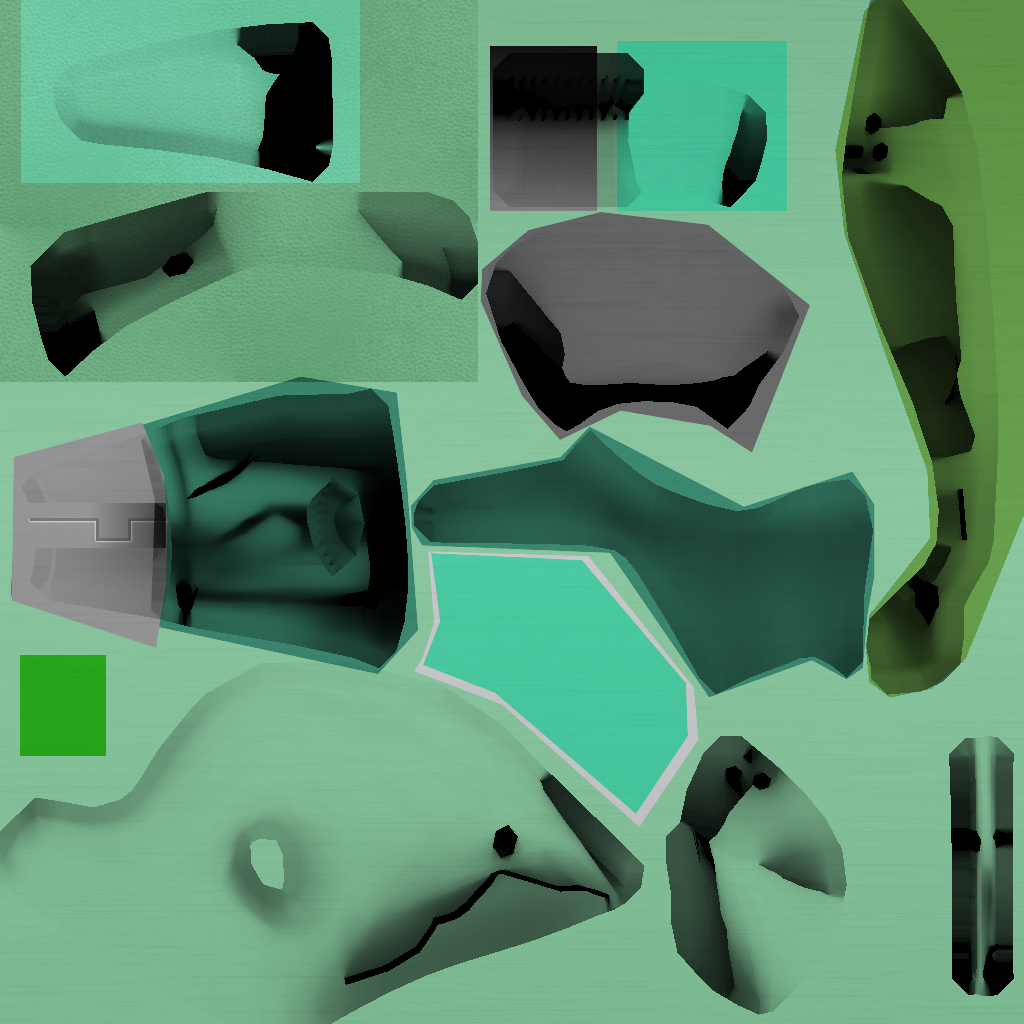
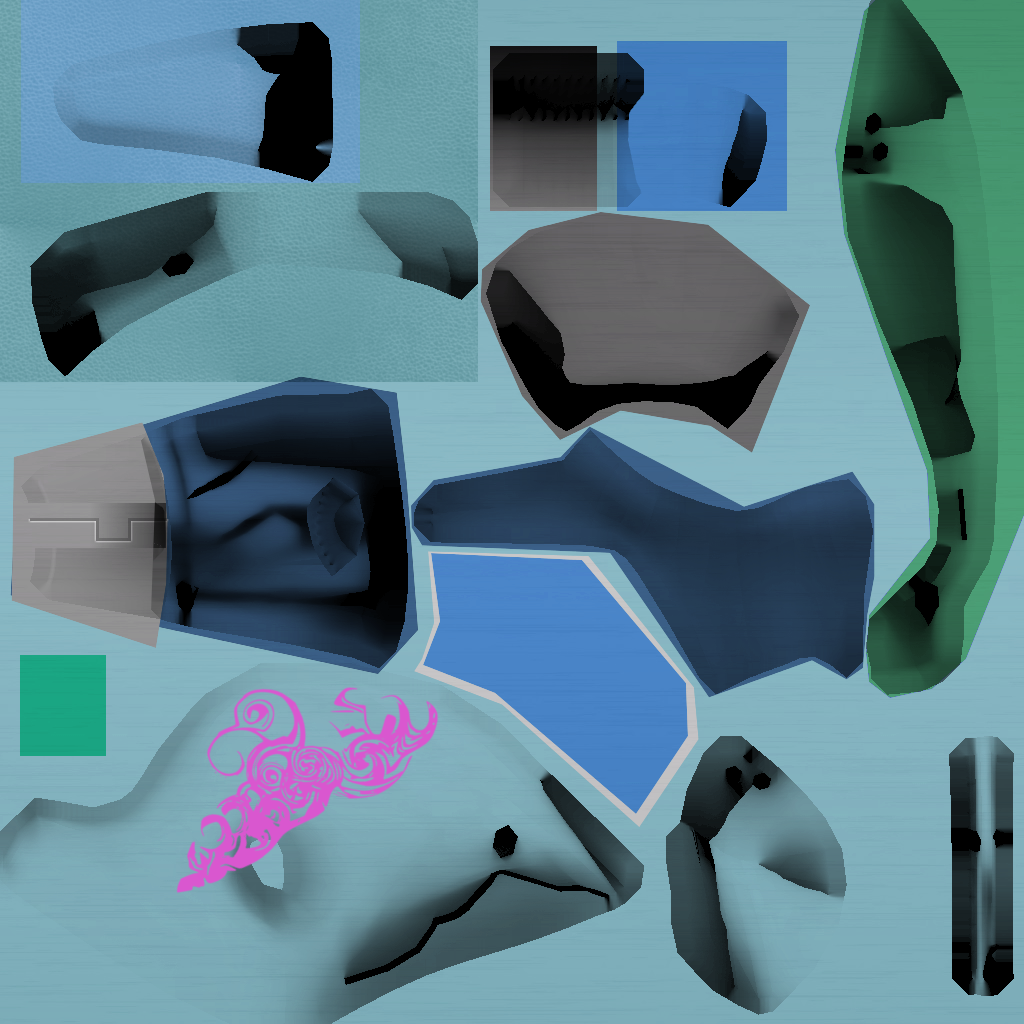
Comparing the layer stacks of the two 1024 × 1024 images. Changes:
showed "Layer #12", painted on it over [176, 686, 466, 894]
painted on "Visible" over [0, 0, 1024, 1024]
